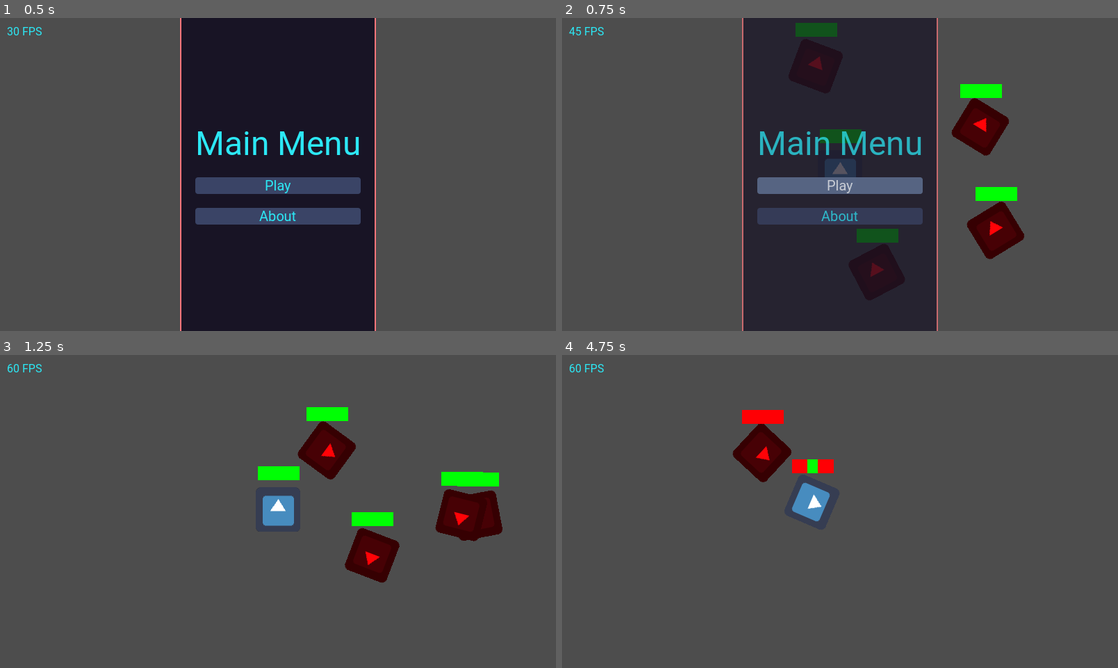
Above: before the commit, frames 1-4 (two rows, left to right).
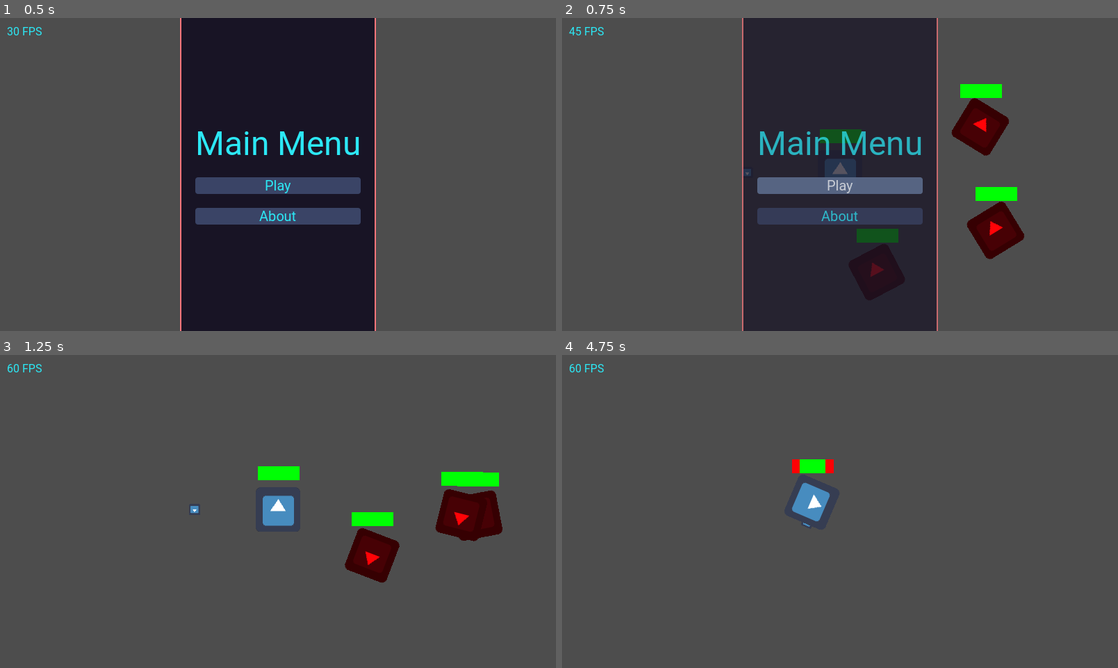
Above: after the commit, the same moments.

Repository: Bloodyaugust/ld-54
Game: Godot game, scene res://scenes/main.tscn
The game is run twice, just before and just after one commit, with the same random seed, the same clock (stepped at 60 frames per second) and the same inputs. The engine's default icon, where the game draws it, is replaced by a stand-in: a white triangle on a blue panel in a dark square.
Inputs (mouse positions are in pixels of both pictures, inside the frame that each line leads up to):
- Up to frame 1 (0.5 s): no input
- Up to frame 2 (0.75 s): click "Play" at 0.5 s
- Up to frame 3 (1.25 s): no input
- Up to frame 4 (4.75 s): tap Enter at 1.25 s; move the mouse to (962, 495) at 1.27 s; hold Right (ui_right) 1.28-2 s; click (962, 495) at 1.42 s; drag from (728, 527) to (795, 458) at 2.02 s; move the mouse to (895, 442) at 2.77 s; hold Right (ui_right) 2.78-3.5 s; drag from (812, 574) to (673, 464) at 3.52 s; move the mouse to (1006, 558) at 4.27 s; hold Left (ui_left) from 4.28 s (still down)

Frame 1 is identical in both runs. In frame 2, 0.4% of the frame differs, in the area x 32-50%, y 1-51%; in frame 3, 1.5%; in frame 4, 1.6%, in the area x 30-48%, y 17-55%.

Commit message:
Add weapons and projectiles
- Weapons currently have no targeting capabilities

Diff:
--- a/actors/Player.tscn
+++ b/actors/Player.tscn
@@ -1,10 +1,11 @@
-[gd_scene load_steps=7 format=3 uid="uid://vqyckwxhkax0"]
+[gd_scene load_steps=8 format=3 uid="uid://vqyckwxhkax0"]
 
 [ext_resource type="Script" path="res://scripts/controllers/PlayerController.gd" id="1_hg873"]
 [ext_resource type="PackedScene" uid="uid://couplwfrtf7s6" path="res://actors/Ship.tscn" id="2_nnnpa"]
 [ext_resource type="Resource" uid="uid://cifgmmymjs6xl" path="res://data/modules/basic_engine.tres" id="3_k3r4s"]
 [ext_resource type="Theme" uid="uid://co811ue55i33m" path="res://resources/base_theme.tres" id="4_pcx4e"]
 [ext_resource type="Resource" uid="uid://b6vtta7b4mqig" path="res://data/modules/basic_armor.tres" id="4_vajus"]
+[ext_resource type="Resource" uid="uid://bfm3lg884ma35" path="res://data/modules/basic_cannon.tres" id="5_m0ii3"]
 
 [sub_resource type="Curve" id="Curve_owvtl"]
 _data = [Vector2(0, 0), 0.0, 1.4, 0, 0, Vector2(1, 1), 0.0, 0.0, 0, 0]
@@ -17,7 +18,7 @@
 
 [node name="Ship" parent="." groups=["player"] instance=ExtResource("2_nnnpa")]
 unique_name_in_owner = true
-starting_modules = Array[Resource("res://data/module.gd")]([ExtResource("3_k3r4s"), ExtResource("4_vajus")])
+starting_modules = Array[Resource("res://data/module.gd")]([ExtResource("3_k3r4s"), ExtResource("4_vajus"), ExtResource("5_m0ii3")])
 
 [node name="Area2D" parent="Ship" index="1"]
 collision_mask = 2
--- /dev/null
+++ b/actors/Projectile.gd
@@ -0,0 +1,46 @@
+extends Node2D
+
+@export var damage: float = 1.0
+@export var speed: float = 1.0
+@export var time_to_live: float = 1.0
+
+var target: Vector2 = Vector2.ZERO
+var team: int = 1
+
+@onready var _area2D: Area2D = %Area2D
+
+var _damage_done: bool = false
+var _time_alive: float = 0.0
+
+func get_damage() -> float:
+  if _damage_done:
+    return 0
+
+  _damage_done = true
+  return damage
+
+func _on_area2D_area_entered(entering_area: Area2D) -> void:
+  if entering_area.get_parent().has_signal("died"):
+    queue_free()
+
+func _physics_process(delta) -> void:
+  _time_alive += delta
+
+  if _time_alive >= time_to_live:
+    queue_free()
+  else:
+    global_translate(Vector2(speed * delta * cos(global_rotation), speed * delta * sin(global_rotation)))
+
+func _ready():
+  if team == 1:
+    _area2D.set_collision_layer_value(1, true)
+    _area2D.set_collision_layer_value(2, false)
+    _area2D.set_collision_mask_value(1, false)
+    _area2D.set_collision_mask_value(2, true)
+  else:
+    _area2D.set_collision_layer_value(1, false)
+    _area2D.set_collision_layer_value(2, true)
+    _area2D.set_collision_mask_value(1, true)
+    _area2D.set_collision_mask_value(2, false)
+
+  look_at(target)
--- a/actors/Ship.gd
+++ b/actors/Ship.gd
@@ -10,8 +10,10 @@
 const THRUST_MAX_SPEED_MODIFIER: float = 0.5
 const THRUST_TO_ANGULAR_SCALAR: float = 2.75
 const MASS_MAX: float = 100.0
+const WEAPON_CONTROLLER_SCRIPT: Script = preload("res://scripts/controllers/WeaponController.gd")
 
 @export var starting_modules: Array[ModuleData]
+@export var team: int = 1
 
 var move_target: Vector2 = Vector2.ZERO
 var pid_output: float = 0.0
@@ -40,6 +42,11 @@
   match module.type:
     GameConstants.MODULE_TYPES.ENGINE:
       _thrust += module.thrust
+    GameConstants.MODULE_TYPES.WEAPON:
+      var _new_weapon = WEAPON_CONTROLLER_SCRIPT.new()
+      _new_weapon.data = module
+
+      add_child(_new_weapon)
 
 func get_damage() -> float:
   return _integrity
--- a/actors/enemies/BasicKamikaze.tscn
+++ b/actors/enemies/BasicKamikaze.tscn
@@ -9,6 +9,7 @@
 [node name="Ship" parent="." instance=ExtResource("1_lv23b")]
 unique_name_in_owner = true
 position = Vector2(96, -40)
+team = 2
 
 [node name="Sprite2D" parent="Ship" index="0"]
 modulate = Color(1, 0.0117647, 0.027451, 1)
--- /dev/null
+++ b/actors/projectiles/Cannon.tscn
@@ -0,0 +1,24 @@
+[gd_scene load_steps=4 format=3 uid="uid://d1hohd0niejee"]
+
+[ext_resource type="Script" path="res://actors/Projectile.gd" id="1_4i5tt"]
+[ext_resource type="Texture2D" uid="uid://4typrc2p2rra" path="res://icon.png" id="2_8khqq"]
+
+[sub_resource type="CircleShape2D" id="CircleShape2D_cp2mk"]
+radius = 8.0
+
+[node name="CannonProjectile" type="Node2D"]
+position = Vector2(-75, 9)
+script = ExtResource("1_4i5tt")
+speed = 800.0
+time_to_live = 0.5
+
+[node name="Sprite2D" type="Sprite2D" parent="."]
+scale = Vector2(0.25, 0.25)
+texture = ExtResource("2_8khqq")
+
+[node name="Area2D" type="Area2D" parent="."]
+unique_name_in_owner = true
+collision_mask = 2
+
+[node name="CollisionShape2D" type="CollisionShape2D" parent="Area2D"]
+shape = SubResource("CircleShape2D_cp2mk")
--- a/data/module.gd
+++ b/data/module.gd
@@ -1,6 +1,8 @@
 extends Resource
 class_name ModuleData
 
+@export var projectile_scene: PackedScene
+@export var reload_time: float
 @export var structural_integrity: float
 @export var thrust: float
 @export var type: GameConstants.MODULE_TYPES
--- a/data/modules/basic_armor.tres
+++ b/data/modules/basic_armor.tres
@@ -4,7 +4,8 @@
 
 [resource]
 script = ExtResource("1_67lu2")
+reload_time = 0.0
 structural_integrity = 10.0
 thrust = 0.0
-type = 1
+type = 2
 weight = 0.0
--- a/data/modules/basic_cannon.tres
+++ b/data/modules/basic_cannon.tres
@@ -1,9 +1,12 @@
-[gd_resource type="Resource" script_class="ModuleData" load_steps=2 format=3 uid="uid://bfm3lg884ma35"]
+[gd_resource type="Resource" script_class="ModuleData" load_steps=3 format=3 uid="uid://bfm3lg884ma35"]
 
 [ext_resource type="Script" path="res://data/module.gd" id="1_unh2b"]
+[ext_resource type="PackedScene" uid="uid://d1hohd0niejee" path="res://actors/projectiles/Cannon.tscn" id="1_xjbcr"]
 
 [resource]
 script = ExtResource("1_unh2b")
+projectile_scene = ExtResource("1_xjbcr")
+reload_time = 0.5
 structural_integrity = 1.0
 thrust = 0.0
 type = 1
--- a/scenes/run.tscn
+++ b/scenes/run.tscn
@@ -26,6 +26,3 @@
 
 [node name="Enemy3" parent="." instance=ExtResource("5_efuvt")]
 position = Vector2(94, -27)
-
-[node name="Enemy4" parent="." instance=ExtResource("5_efuvt")]
-position = Vector2(-143, -114)
--- /dev/null
+++ b/scripts/controllers/WeaponController.gd
@@ -0,0 +1,24 @@
+extends Node2D
+
+var data: ModuleData
+var team: int = 1
+
+@onready var _parent_ship: Node2D = get_parent()
+
+var _time_to_reload: float = 0.0
+
+func _fire() -> void:
+  var _new_projectile: Node2D = data.projectile_scene.instantiate()
+
+  _new_projectile.global_position = _parent_ship.global_position
+  _new_projectile.target = Vector2.ZERO
+  _new_projectile.team = team
+
+  $"/root".add_child(_new_projectile)
+  _time_to_reload = data.reload_time
+
+func _process(delta) -> void:
+  _time_to_reload -= delta
+
+  if _time_to_reload <= 0.0:
+    _fire()
